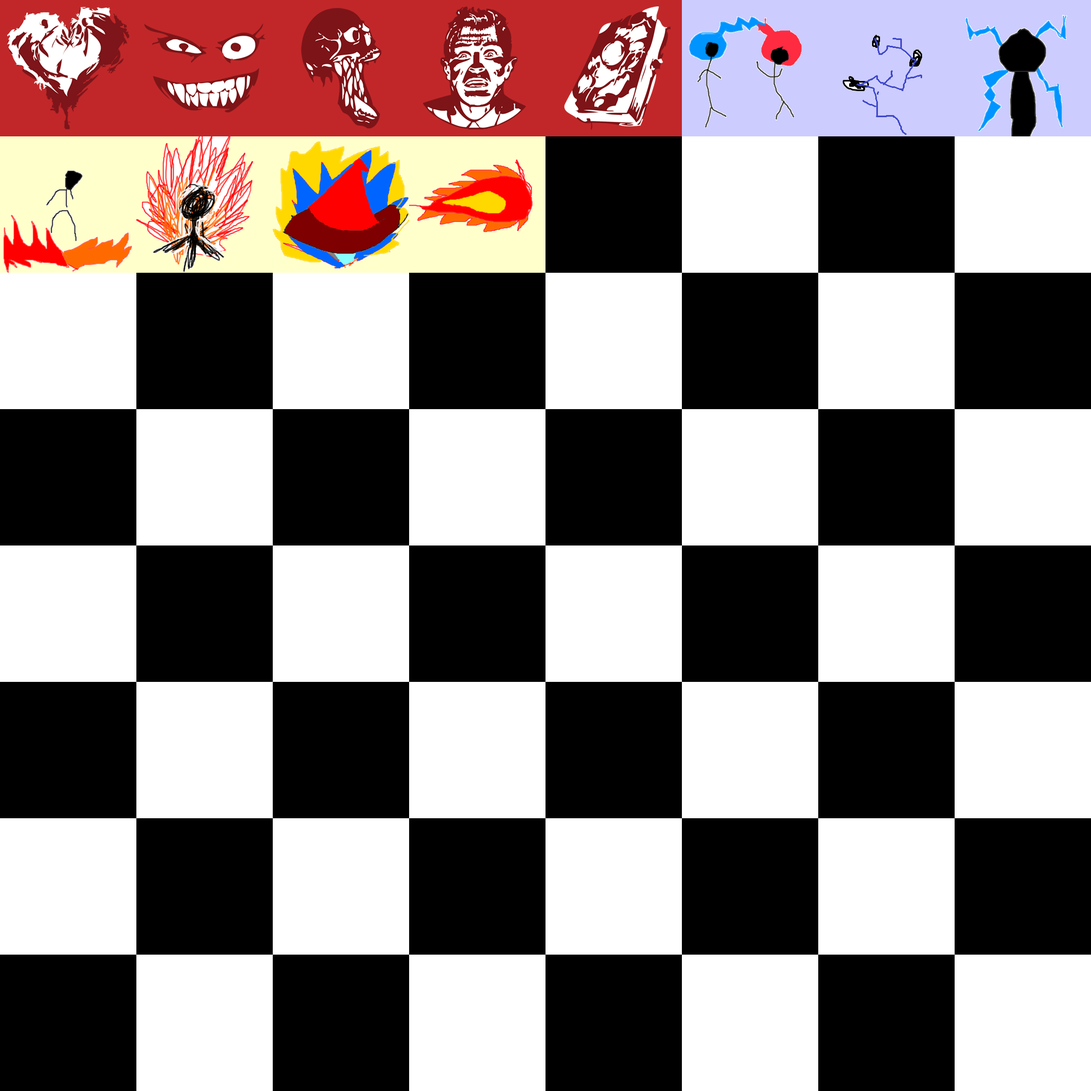
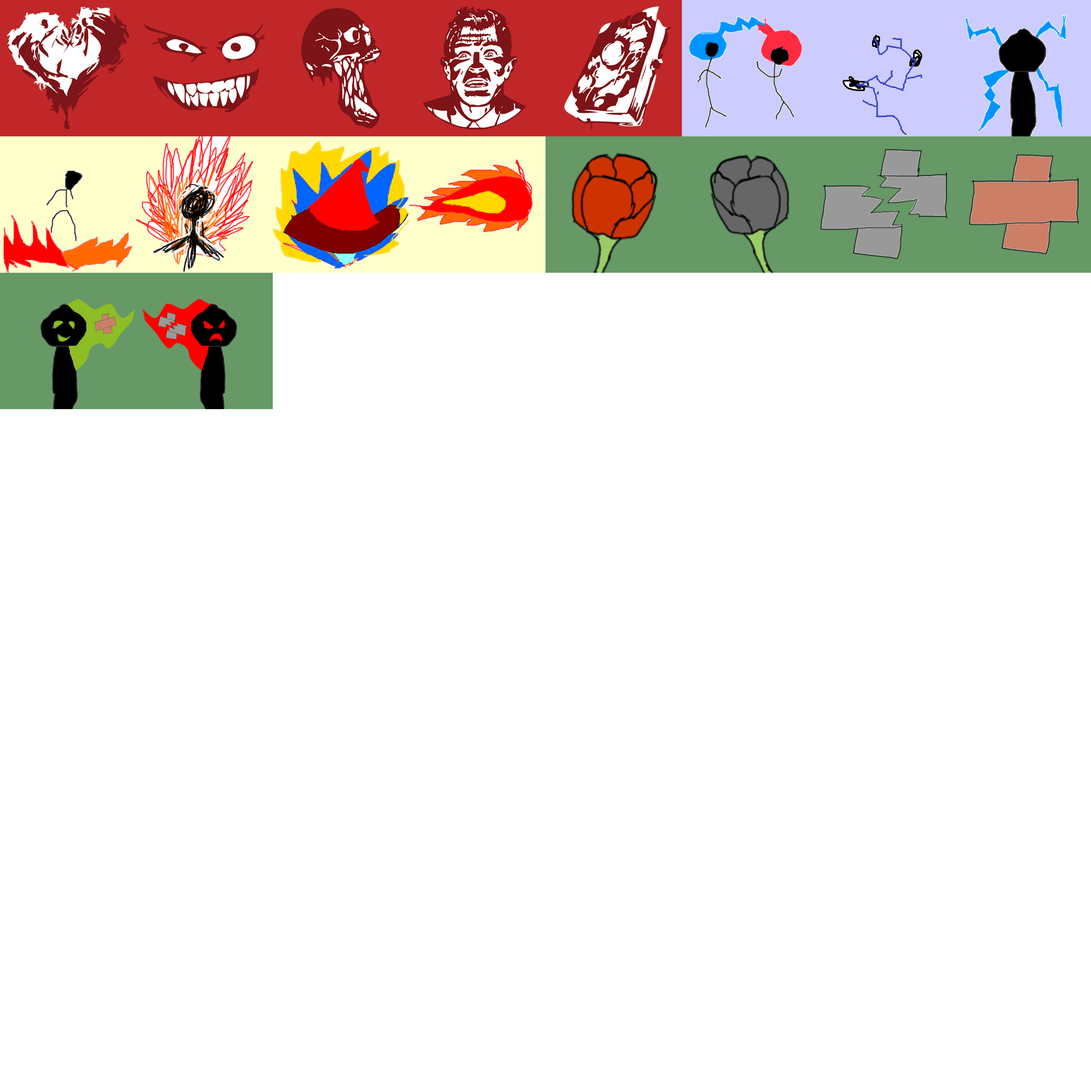
The second 1091 × 1091 image is a revision of the first. Changes to its layers:
painted on "Canvas" over 0, 136, 1091, 410
hid "Grid" over 0, 136, 1091, 1091
hid "GreenScreen" over 0, 136, 1091, 1091
